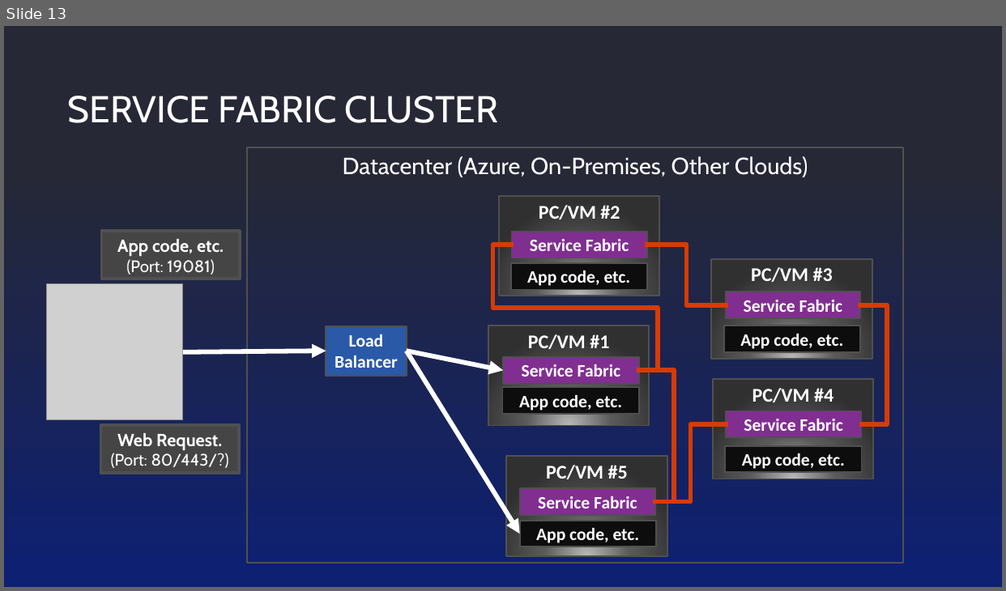
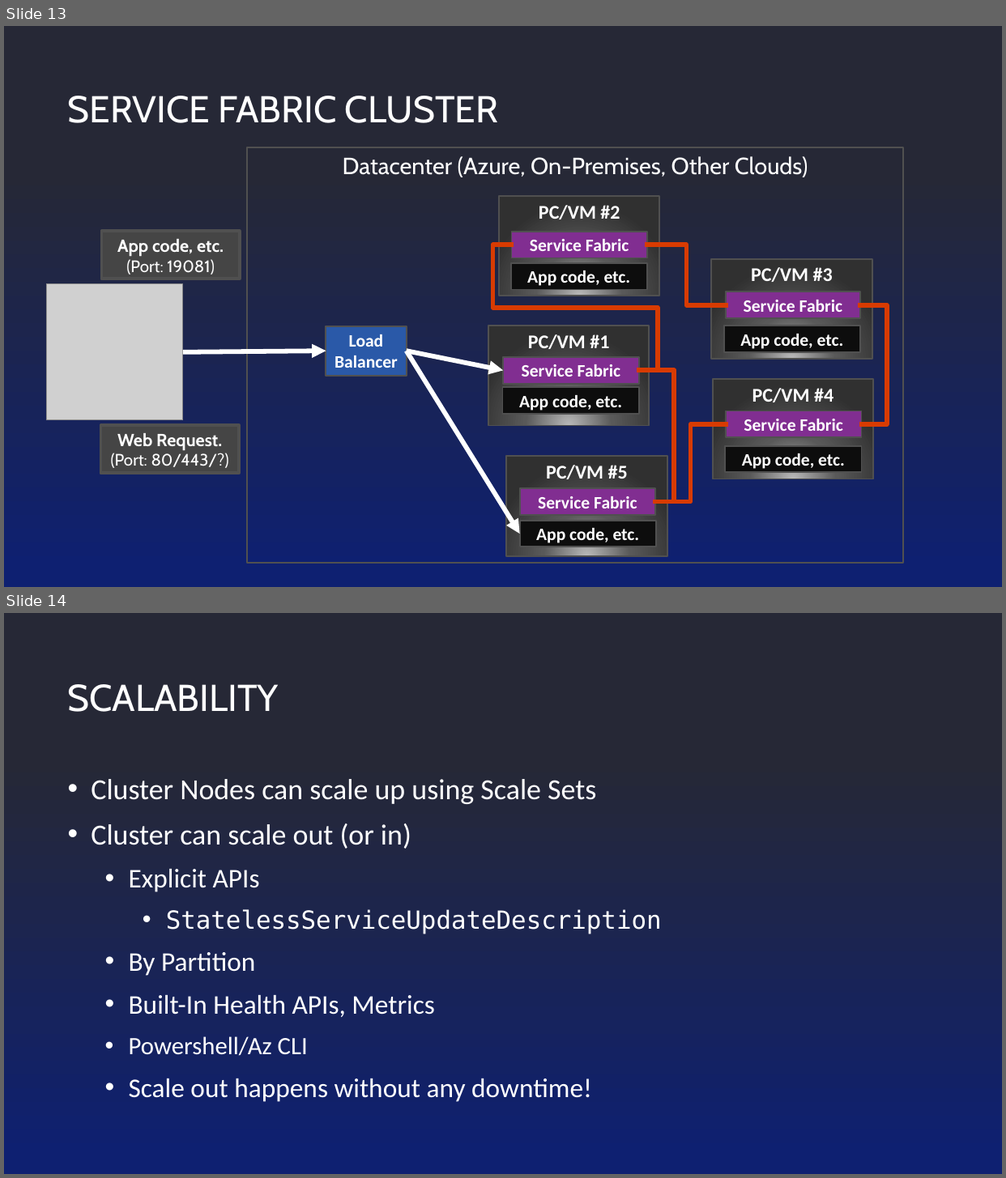
Before and after one commit to javierdpt/conference-tracker, a slide deck: Resources/Using Service Fabric as a Platform.pptx. Shown one above the other, each under a label of ours: slide 13 before the commit, slides 13 and 14 after it. The pictures are 1006x591 and 1006x1178 pixels, drawn with LibreOffice and Linux fonts; fonts in the diff are those of the drawing; grey boxes stand for pictures; background and template pictures are left out. Boxes give left, top, right and bottom in pixels: in the first picture for what was removed or moved away, otherwise in the second. Text is boxed around its words. In the diff, an @@ line names an element or a change of style, - is before the commit and + after.

```diff
--- a/Resources/Using Service Fabric as a Platform.pptx
+++ b/Resources/Using Service Fabric as a Platform.pptx
@@ slide 14 added at <box>4,613,1002,1174</box>, background picture (left out) @@
@@ text added at <box>68,684,279,712</box>, 36 pt, text #FFFFFF @@
+SCALABILITY
@@ text added at <box>91,779,662,1102</box>, 26 pt, text #FFFFFF @@
+• Cluster Nodes can scale up using Scale Sets
+• Cluster can scale out (or in)
+  • Explicit APIs
+    • StatelessServiceUpdateDescription
+  • By Partition
+  • Built-In Health APIs, Metrics
+  • Powershell/Az CLI
+  • Scale out happens without any downtime!
```
Also in this commit, not shown: 6 slides changed, 2 slides removed.
